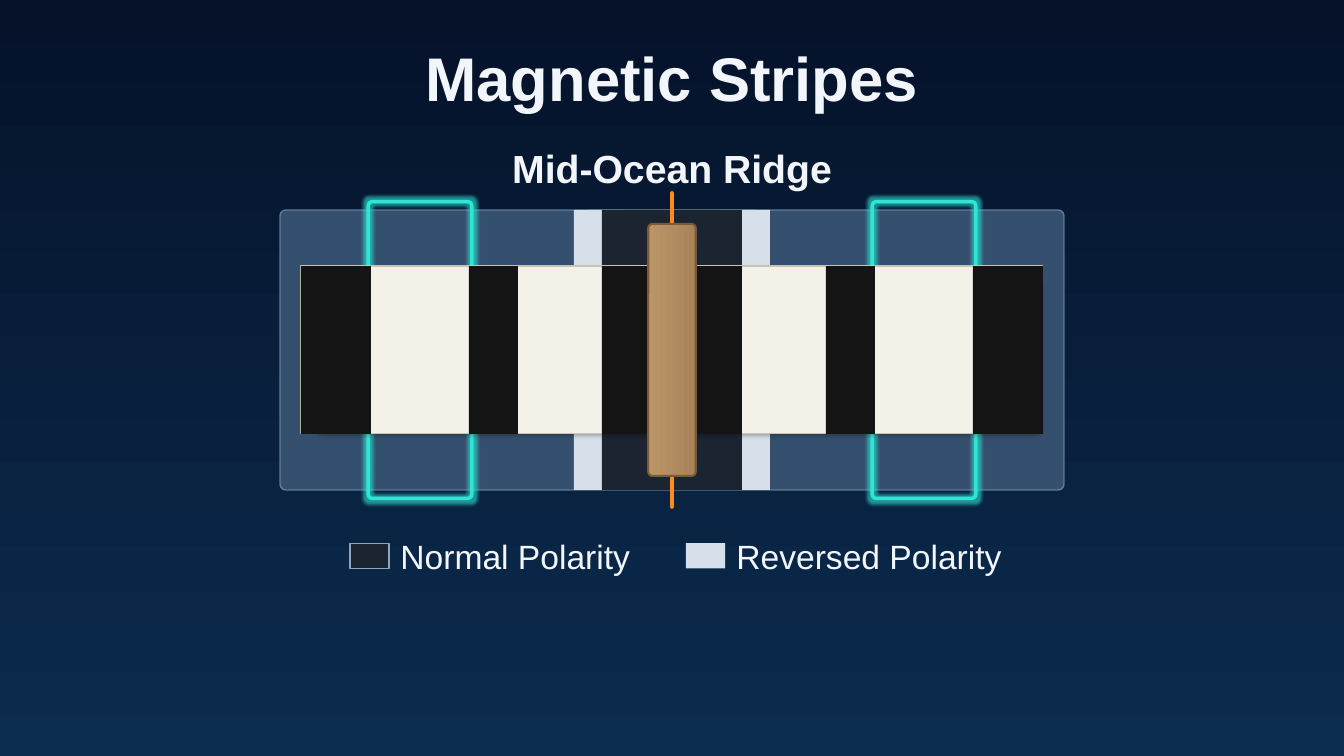
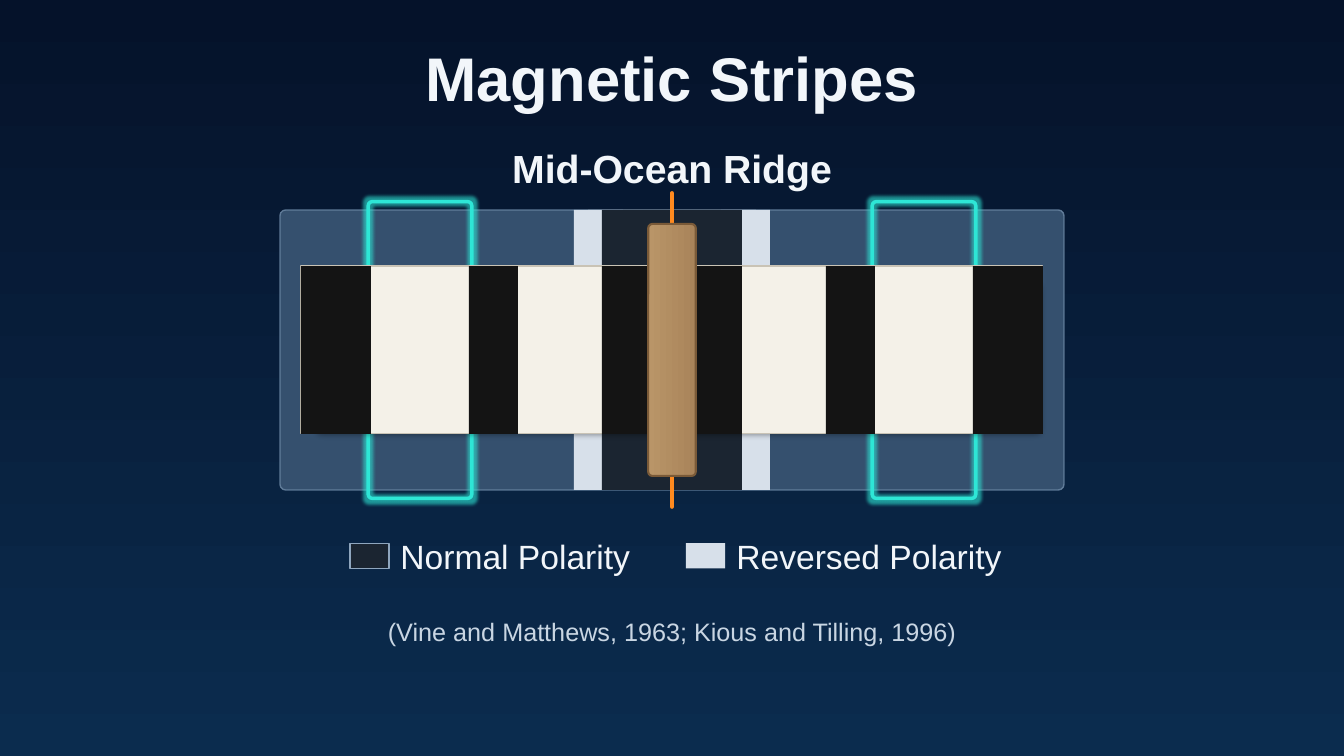
Before and after one commit to manguse4u-star/Wow, a slide deck: slide 4 of deliverables/Spreading_Rates_Animated.pptx. Drawn at 1344x756 pixels with LibreOffice and Linux fonts; fonts in the diff are those of the drawing. Boxes give left, top, right and bottom in pixels: in the first picture for what was removed or moved away, otherwise in the second. Text is boxed around its words. In the diff, an @@ line names an element or a change of style, - is before the commit and + after.

```diff
--- a/deliverables/Spreading_Rates_Animated.pptx
+++ b/deliverables/Spreading_Rates_Animated.pptx
@@ text added at bbox=[388, 622, 955, 647], 18 pt, text #C9D6E3 @@
+(Vine and Matthews, 1963; Kious and Tilling, 1996)
```
Also in this commit, not shown: 2 other slides changed, 1 slide added, 25 other files.
